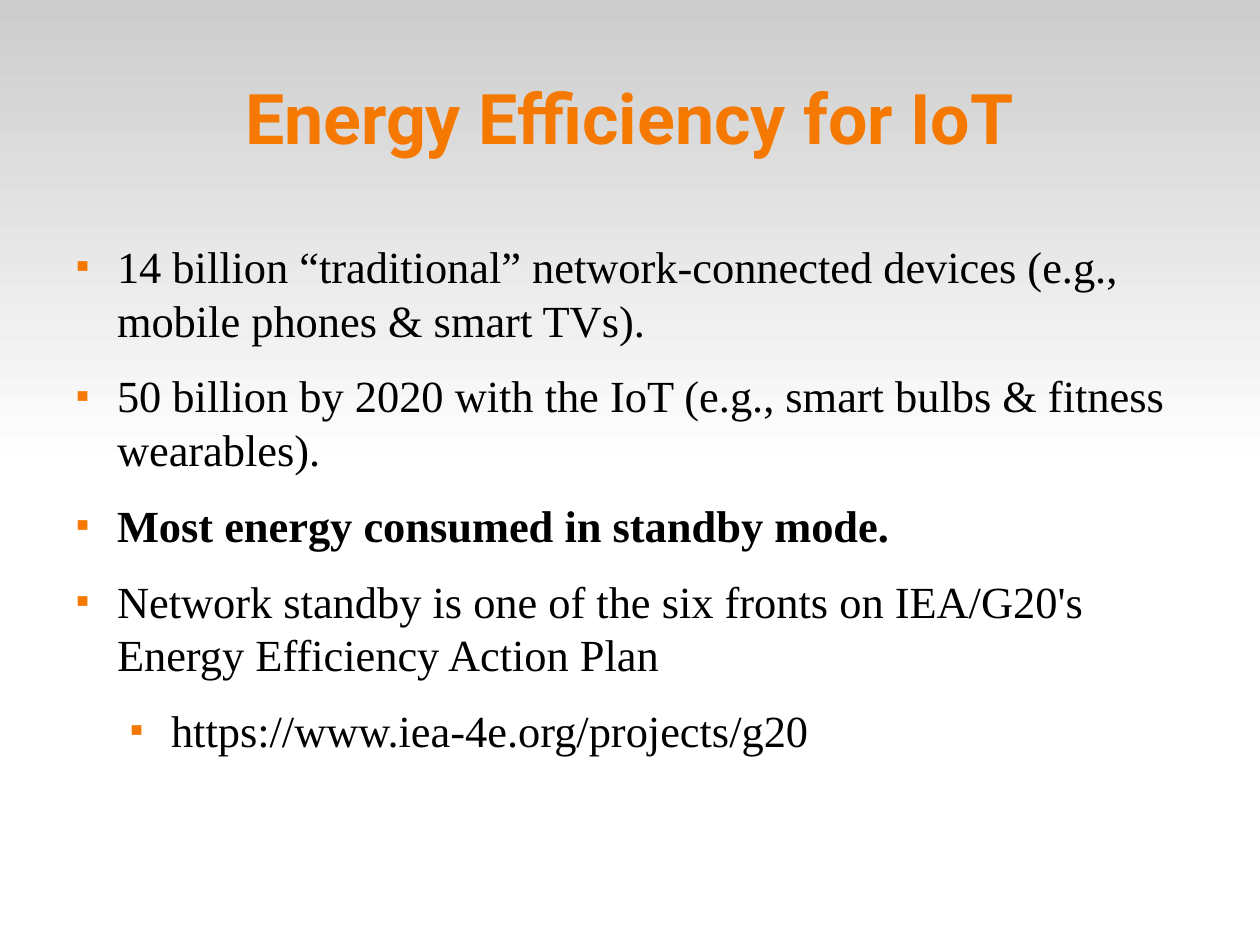
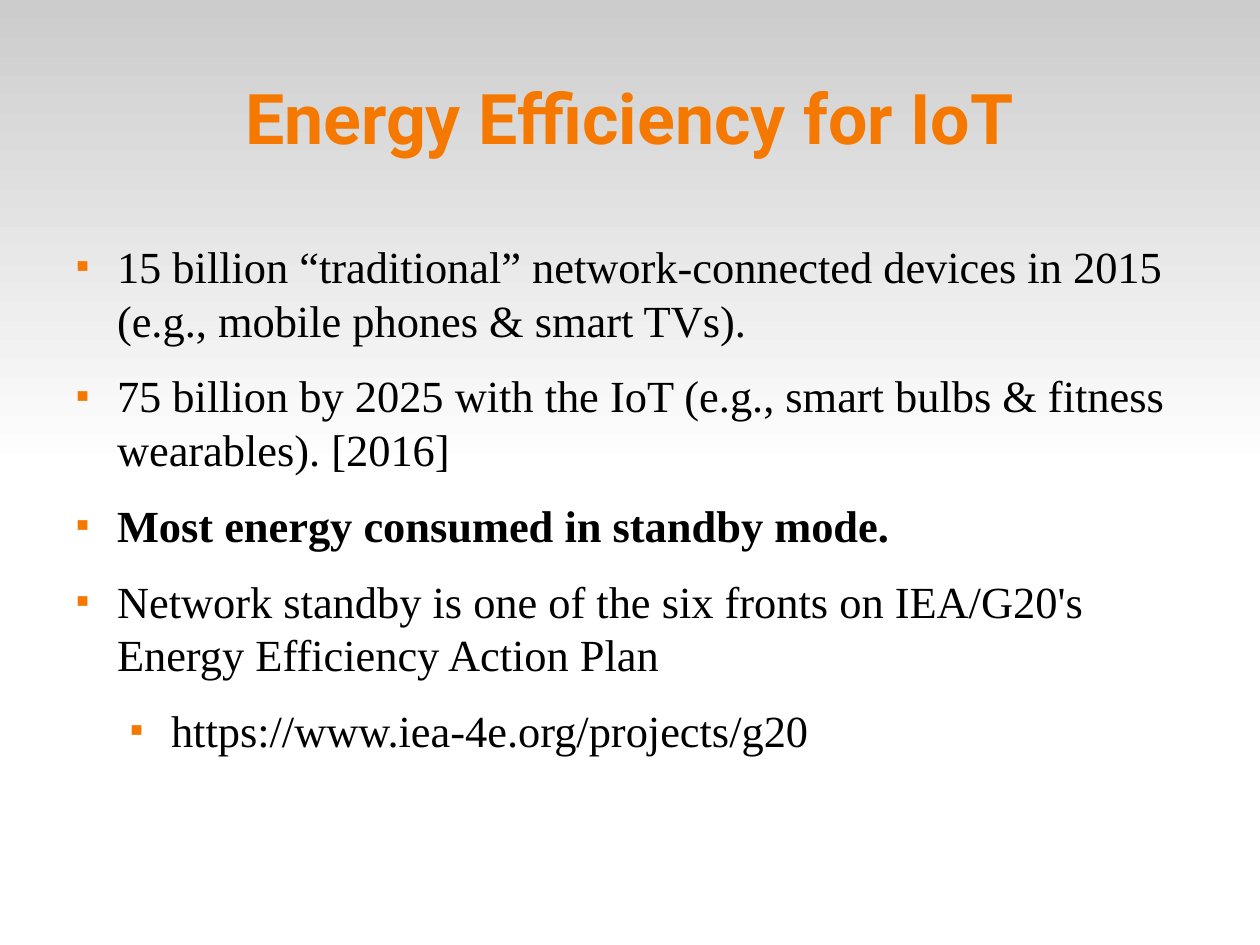
Before and after one commit to fsantanna-uerj/serrapilheira, a slide deck: slide 4 of Apresentacao/ceu-serra-laas.odp. Drawn at 1260x945 pixels with LibreOffice and Linux fonts; fonts in the diff are those of the drawing. Boxes give left, top, right and bottom in pixels: in the first picture for what was removed or moved away, otherwise in the second. Text is boxed around its words. In the diff, an @@ line names an element or a change of style, - is before the commit and + after.

```diff
--- a/Apresentacao/ceu-serra-laas.odp
+++ b/Apresentacao/ceu-serra-laas.odp
@@ text at box(117, 252, 1164, 475): text changed @@
-■ 14 billion “traditional” network-connected devices (e.g., mobile phones & smart TVs).
-■ 50 billion by 2020 with the IoT (e.g., smart bulbs & fitness wearables).
+■ 15 billion “traditional” network-connected devices in 2015 (e.g., mobile phones & smart TVs).
+■ 75 billion by 2025 with the IoT (e.g., smart bulbs & fitness wearables). [2016]
```
Also in this commit, not shown: 10 other slides changed, 1 other file.
